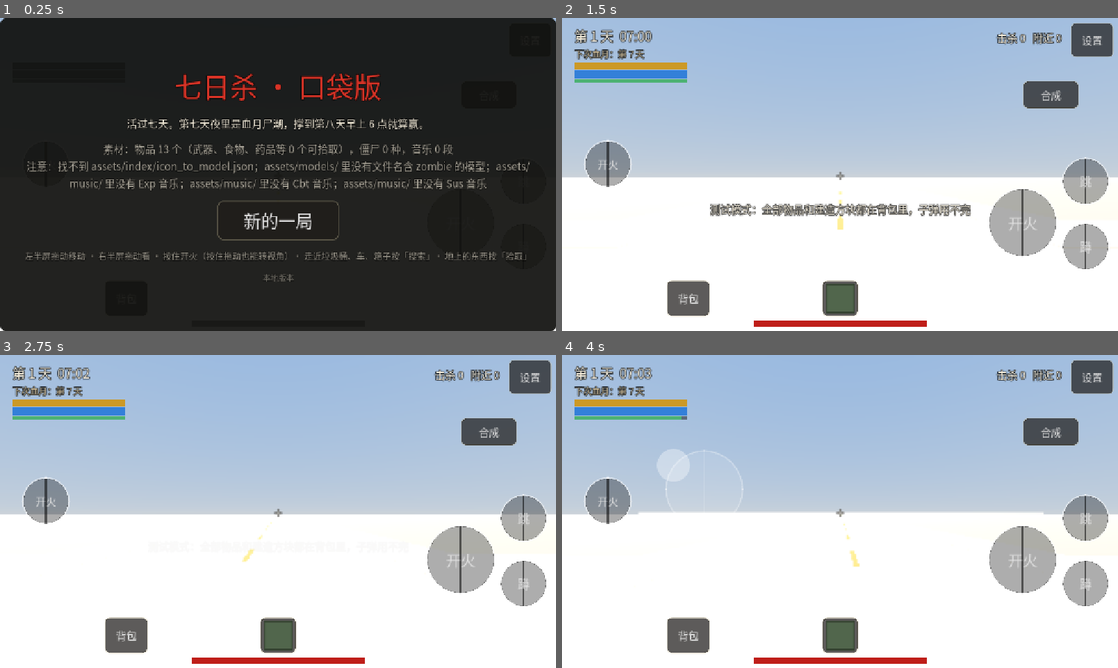
Above: before the commit, frames 1-4 (two rows, left to right).
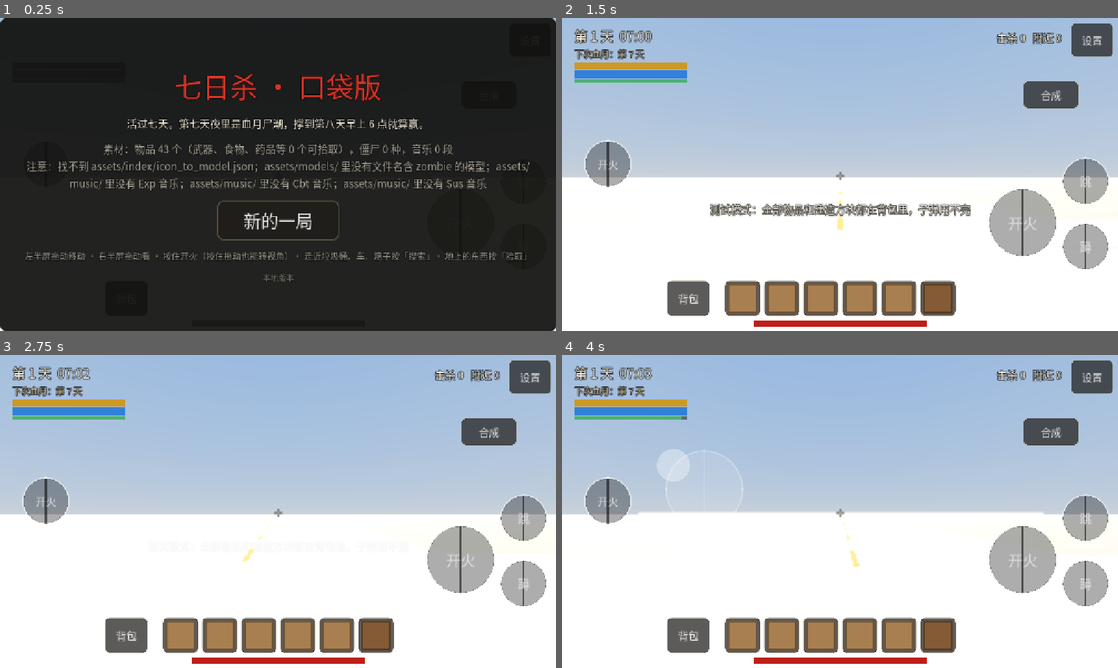
Above: after the commit, the same moments.

Repository: langhua98/7day
Game: Godot game, scene res://scenes/main.tscn
Two runs of this game, one before a commit and one after it. Both use one fixed random seed, a clock stepped at 60 frames per second and the inputs below.
Inputs (mouse positions are in pixels of both pictures, inside the frame that each line leads up to):
- Up to frame 1 (0.25 s): no input
- Up to frame 2 (1.5 s): click "新的一局" at 0.5 s; tap Enter at 1.25 s; move the mouse to (962, 158) at 1.27 s; click (962, 158) at 1.42 s
- Up to frame 3 (2.75 s): tap Space at 2 s; drag from (166, 527) to (250, 574) at 2.02 s
- Up to frame 4 (4 s): move the mouse to (895, 442) at 2.77 s; click (895, 442) at 2.92 s; tap Enter at 3.5 s; drag from (812, 574) to (673, 464) at 3.52 s

The runs differ from the first frame. In frame 1, less than 0.1% of the frame differs, in the area x 28-30%, y 40-44%; in frame 2, 4.4%, in the area x 29-71%, y 83-96%; in frame 3, 4.4%; in frame 4, 4.4%.

Commit message:
第 5 步 5a：六种形状作为独立背包物品
- 每种建筑材料生成五个形状变体，整块继续用基础物品
- 物品名带形状后缀，堆叠跟随基础方块
- 测试模式背包直接给齐全部形状
- 拿独立形状物品时固定形状，仍可旋转；基础方块保留形状切换

Diff:
--- a/scripts/asset_db.gd
+++ b/scripts/asset_db.gd
@@ -177,6 +177,20 @@
 				loot_pool[k].erase(id)
 		if row.zh == "":
 			row.zh = t[1]
+		row.model = ""
+		row.kind = Kind.BLOCK
+		row.power = 0.0
+	# 六种形状也各占一个背包物品，方便直接拿在手上摆
+	for vid in Blocks.variant_ids():
+		var info := Blocks.info(vid)
+		var row: Dictionary = items_by_id.get(vid, {})
+		if row.is_empty():
+			row = {"id": vid, "zh": info.zh, "en": "", "model": "",
+				"icon": _icon_files.get(Blocks.base_of(vid).to_lower(), "")}
+			items.append(row)
+			items_by_id[vid] = row
+		else:
+			row.zh = info.zh
 		row.model = ""
 		row.kind = Kind.BLOCK
 		row.power = 0.0
--- a/scripts/blocks.gd
+++ b/scripts/blocks.gd
@@ -41,6 +41,9 @@
 const SHAPE_NAMES := {
 	"cube": "整块", "half": "半块", "ramp": "斜坡", "stairs": "楼梯", "pole": "柱子", "plate": "板",
 }
+## 只有这些建筑材料有六种形状；工作站/睡袋/箱子没有
+const BUILD_BASES := ["frameShapes", "woodShapes", "cobblestoneShapes", "flagstoneShapes",
+	"concreteShapes", "steelShapes"]
 
 static var _mat: ShaderMaterial
 static var _layers := {}     # 方块名 -> [图集层号, 占几格]
@@ -74,6 +77,57 @@
 
 static func is_block(id: String) -> bool:
 	return not info(id).is_empty()
+
+
+static func _is_base(id: String) -> bool:
+	for t in TYPES:
+		if t[0] == id:
+			return true
+	return false
+
+
+static func variant_id(base: String, shape: String) -> String:
+	return base if shape == "cube" else base + "_" + shape
+
+
+static func base_of(id: String) -> String:
+	for s in SHAPES:
+		if s == "cube":
+			continue
+		var suffix: String = "_" + str(s)
+		if id.ends_with(suffix):
+			var base: String = id.substr(0, id.length() - suffix.length())
+			if BUILD_BASES.has(base):
+				return base
+	return id
+
+
+static func shape_of(id: String) -> String:
+	for s in SHAPES:
+		var suffix: String = "_" + str(s)
+		if s != "cube" and id.ends_with(suffix) and BUILD_BASES.has(base_of(id)):
+			return str(s)
+	return "cube"
+
+
+static func is_variant(id: String) -> bool:
+	return shape_of(id) != "cube"
+
+
+static func variant_ids() -> Array[String]:
+	var out: Array[String] = []
+	for base in BUILD_BASES:
+		for s in SHAPES:
+			if s != "cube":
+				out.append(variant_id(str(base), str(s)))
+	return out
+
+
+static func _base_info(base_id: String) -> Dictionary:
+	for t in TYPES:
+		if t[0] == base_id:
+			return {"id": t[0], "zh": t[1], "en": t[2], "hp": t[3], "color": t[4]}
+	return {}
 
 
 static func shape_name(shape: String) -> String:
@@ -113,15 +167,24 @@
 
 
 static func info(id: String) -> Dictionary:
-	for t in TYPES:
-		if t[0] == id:
-			return {"id": t[0], "zh": t[1], "en": t[2], "hp": t[3], "color": t[4]}
-	return {}
+	var base := base_of(id)
+	var row := _base_info(base)
+	if row.is_empty():
+		return {}
+	var shape := shape_of(id)
+	if shape == "cube":
+		return row
+	var out := row.duplicate()
+	out["id"] = id
+	out["base"] = base
+	out["shape"] = shape
+	out["zh"] = str(row.zh) + " · " + shape_name(shape)
+	return out
 
 
 ## 这个方块是不是工作站；是就返回配方用的 area，不是返回空串
 static func station_area(id: String) -> String:
-	return STATION_AREAS.get(id, "")
+	return STATION_AREAS.get(base_of(id), "")
 
 
 ## 楼和方块共用一个材质（同一份图集，手机上省显存）
@@ -312,7 +375,7 @@
 	var key := "%s|%s|%d" % [id, shape, rot]
 	if _meshes.has(key):
 		return _meshes[key]
-	if STATION_MODELS.has(id):
+	if STATION_MODELS.has(base_of(id)):
 		var sm := _station_mesh(id)
 		if sm != null:
 			_meshes[key] = sm
@@ -338,7 +401,7 @@
 	if _icons.has(id):
 		return _icons[id]
 	var tex: Texture2D = null
-	var path := "%s/block_%s.png" % [DIR, id]
+	var path := "%s/block_%s.png" % [DIR, base_of(id)]
 	if ResourceLoader.exists(path):
 		tex = load(path)
 	if tex == null:
--- a/scripts/combat.gd
+++ b/scripts/combat.gd
@@ -67,6 +67,8 @@
 
 
 func cycle_block_shape() -> void:
+	if not _can_change_shape():
+		return
 	block_shape = Blocks.next_shape(block_shape)
 	_refresh_block_hud()
 	_update_ghost()
@@ -78,10 +80,27 @@
 	_update_ghost()
 
 
+func _placement_base() -> String:
+	return Blocks.base_of(inventory.equipped)
+
+
+func _placement_shape() -> String:
+	var base := _placement_base()
+	if not Blocks.BUILD_BASES.has(base):
+		return "cube"
+	var shape := Blocks.shape_of(inventory.equipped)
+	return block_shape if shape == "cube" else shape
+
+
+func _can_change_shape() -> bool:
+	return Blocks.BUILD_BASES.has(_placement_base()) and not Blocks.is_variant(inventory.equipped)
+
+
 func _refresh_block_hud() -> void:
 	var row: Dictionary = Assets.items_by_id.get(inventory.equipped, {})
-	var on: bool = row.get("kind", -1) == Assets.Kind.BLOCK and Blocks.is_block(inventory.equipped)
-	hud.set_block_controls(Blocks.shape_name(block_shape), block_rot, on)
+	var base := _placement_base()
+	var on: bool = row.get("kind", -1) == Assets.Kind.BLOCK and Blocks.BUILD_BASES.has(base)
+	hud.set_block_controls(Blocks.shape_name(_placement_shape()), block_rot, on, _can_change_shape())
 
 
 func update(delta: float) -> void:
@@ -189,7 +208,7 @@
 			_ghost.mesh = _ghost_box
 			_ghost.position = Vector3(c) + Vector3.ONE * 0.5
 		else:
-			_ghost.mesh = Blocks.mesh(id, block_shape, block_rot)
+			_ghost.mesh = Blocks.mesh(id, _placement_shape(), block_rot)
 			_ghost.position = Vector3(c)
 
 
@@ -208,7 +227,7 @@
 			inventory.remove(inventory.equipped)
 			inventory.refresh()
 		return
-	if not world.add_voxel(c, inventory.equipped, -1.0, block_shape, block_rot):
+	if not world.add_voxel(c, _placement_base(), -1.0, _placement_shape(), block_rot):
 		hud.toast("方块到上限了（%d 块）" % GameConfig.BLOCK_LIMIT)
 		return
 	GameState.block_changed.emit(c)
--- a/scripts/hud.gd
+++ b/scripts/hud.gd
@@ -662,8 +662,8 @@
 	_crouch_btn.self_modulate = Color(1.0, 0.85, 0.4) if on else Color.WHITE
 
 
-func set_block_controls(shape_name: String, rot: int, on: bool) -> void:
-	_shape_btn.visible = on
+func set_block_controls(shape_name: String, rot: int, on: bool, can_cycle := true) -> void:
+	_shape_btn.visible = on and can_cycle
 	_rotate_btn.visible = on
 	if on:
 		_shape_btn.text = "形状\n" + shape_name
--- a/scripts/inventory.gd
+++ b/scripts/inventory.gd
@@ -56,6 +56,8 @@
 ## 一格最多叠几个：官方 Stacknumber，没有就 1
 static func stack_of(id: String) -> int:
 	var info: Dictionary = Data.items.get(id, {})
+	if info.is_empty() and Blocks.is_block(id):
+		info = Data.items.get(Blocks.base_of(id), {})
 	return maxi(1, int(info.get("stack", 1)))
 
 
@@ -444,6 +446,12 @@
 				mags[id] = Weapons.stats(id).mag
 			if not mags_type.has(id):
 				mags_type[id] = Weapons.default_ammo(id)
+	for id in Blocks.variant_ids():
+		Assets.ensure_item(id, Blocks.info(id).zh).kind = Assets.Kind.BLOCK
+		var want := mini(C.TEST_BLOCKS, stack_of(id))
+		var have := count(id)
+		if have < want:
+			_put({"id": id, "count": want - have, "quality": 0, "durability": 0.0})
 	_reindex()
 	changed.emit()
 	if top_up:
--- a/tests/test_voxels.gd
+++ b/tests/test_voxels.gd
@@ -126,6 +126,17 @@
 	main.hud.rotate_pressed.emit()
 	check_eq(main.combat.block_rot, 1, "点旋转按钮应转 90°")
 	check(main.hud._shape_btn.text.contains(Blocks.shape_name(main.combat.block_shape)), "按钮显示形状名")
+
+	# 六种形状作为独立背包物品：选半块后形状按钮固定，旋转仍可用
+	check_eq(Blocks.base_of("woodShapes_half"), "woodShapes", "半块物品映射到木块")
+	check_eq(Blocks.shape_of("woodShapes_half"), "half", "半块物品形状")
+	check(Blocks.variant_ids().has("woodShapes_ramp"), "生成斜坡物品")
+	main.inventory.add("woodShapes_half", 5)
+	main.inventory.equip("woodShapes_half")
+	await get_tree().process_frame
+	check(not main.hud._shape_btn.visible, "独立形状物品不再显示形状按钮")
+	check(main.hud._rotate_btn.visible, "独立形状物品仍可旋转")
+	check(Blocks.info("woodShapes_half").zh.contains("半块"), "物品名带形状")
 	main.free()
 
 
Not shown, changed: README.md
